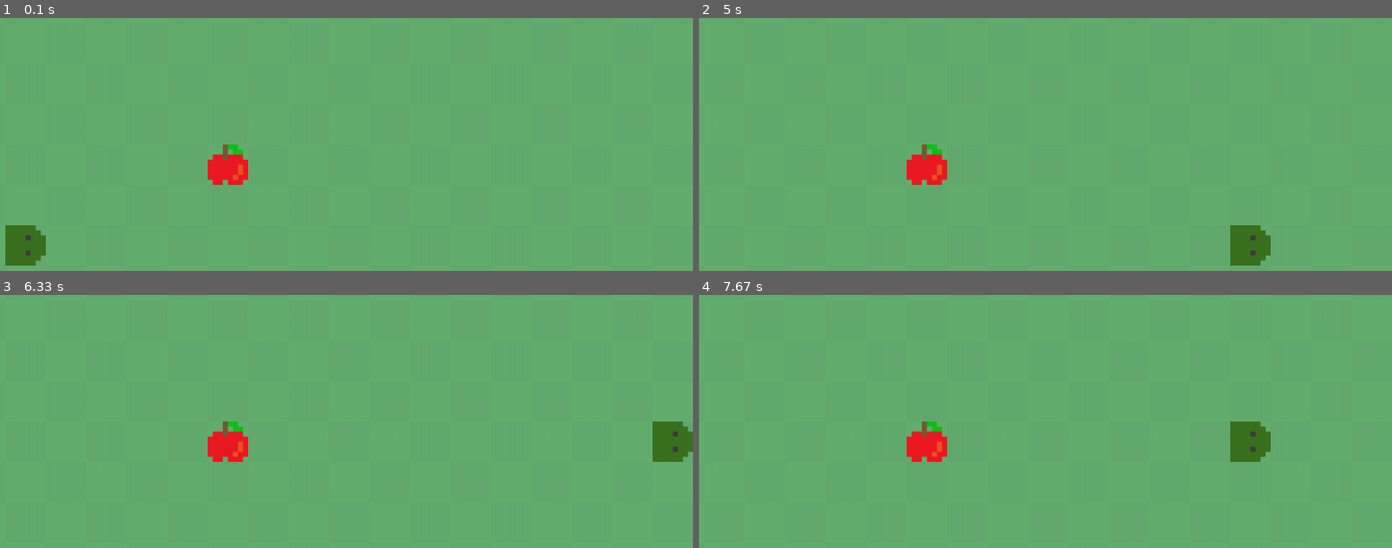
Above: before the commit, frames 1-4 (two rows, left to right).
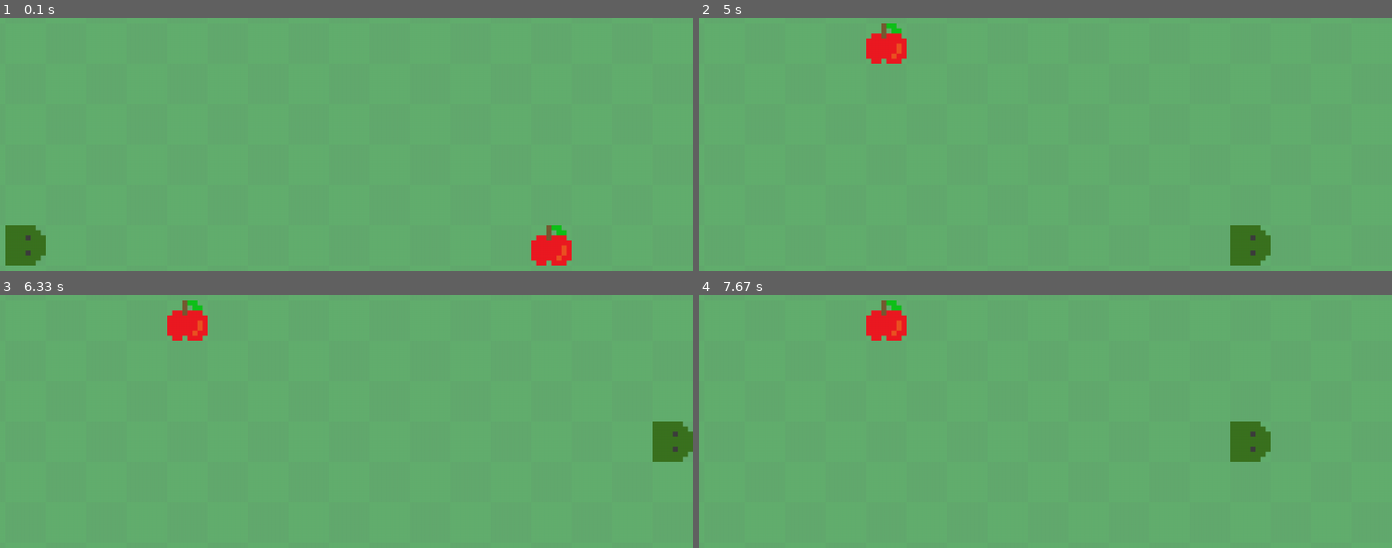
Above: after the commit, the same moments.

Repository: gwaem/pygame_snake
Game: pygame game, started from game.py
Two runs of this game, one before a commit and one after it. Both use one fixed random seed, a clock stepped at 60 frames per second and the inputs below.
Inputs:
- Up to frame 1 (0.1 s): no input
- Up to frame 2 (5 s): hold Right 0.33-0.8 s; hold Up 0.83-1.13 s; hold Right 1.17-1.63 s; hold Down 2.23-2.53 s; hold Left 2.57-2.97 s; hold Up 3-3.37 s; hold Right 3.4-4.03 s; hold Down 4.07-4.43 s; tap D at 4.47 s; hold Left from 4.8 s (still down)
- Up to frame 3 (6.33 s): release Left at 5.27 s; hold Right 5.3-5.77 s; hold Up 5.8-6.1 s; hold Right from 6.13 s (still down)
- Up to frame 4 (7.67 s): release Right at 6.6 s; tap W at 6.63 s; hold Left 6.97-7.5 s; hold Down from 7.53 s (still down)

The runs differ from the first frame. In frame 1, 1.5% of the frame differs, in the area x 29-83%, y 50-98%; in frame 2, 1.5%; in frame 3, 1.5%; in frame 4, 1.5%.

Commit message:
feat: add apple collision detection, notification, and sound loading

Diff:
--- a/game.py
+++ b/game.py
@@ -3,7 +3,7 @@
 import pygame
 
 from scripts.utils import *
-from scripts.entities import PlayerEntity, Entity
+from scripts.entities import PlayerEntity, AppleEntity
 from scripts.tilemap import Tilemap
 
 
@@ -35,22 +35,16 @@
             "tiles": load_images("tiles", self.TILE_SIZE),
         }
 
-        self.player = PlayerEntity(
-            self, "player", (3, 7), (self.TILE_SIZE, self.TILE_SIZE)
-        )
-        self.apple = Entity(
-            self,
-            "apple",
-            (random.randint(0, self.TILES_X - 1), random.randint(0, self.TILES_Y - 1)),
-            (self.TILE_SIZE, self.TILE_SIZE),
-        )
+        self.player = PlayerEntity(self, (3, 7))
+        self.apple = AppleEntity(self, (16, 7))
+
+        self.pickUpSound = load_sound("pickup.wav")
 
         self.tilemap = Tilemap(self, self.TILE_SIZE)
 
     def run(self):
         while True:
             self.current_time = pygame.time.get_ticks()
-            self.display.fill((14, 219, 248))
 
             for event in pygame.event.get():
                 if event.type == pygame.QUIT:
@@ -73,6 +67,10 @@
 
             self.tilemap.render(self.display)
 
+            if self.apple.pos == self.player.pos:
+                self.apple.update()
+                self.pickUpSound.play()
+
             self.apple.render(self.display)
 
             if self.current_time - self.last_move_time >= 200:
--- a/scripts/entities.py
+++ b/scripts/entities.py
@@ -1,21 +1,22 @@
+import random
+
 from scripts.utils import *
 
 
 class Entity:
-    def __init__(self, game, entity_type, pos, size):
+    def __init__(self, game, entity_type, pos):
         self.game = game
         self.entity_type = entity_type
         self.pos = list(pos)
-        self.size = size
 
     def render(self, surface):
         pixel_pos = tile_to_pixel(self.pos, self.game.TILE_SIZE)
-        surface.blit(self.game.assets["apple"], pixel_pos)
+        surface.blit(self.game.assets[self.entity_type], pixel_pos)
 
 
 class PlayerEntity(Entity):
-    def __init__(self, game, entity_type, pos, size):
-        super().__init__(game, entity_type, pos, size)
+    def __init__(self, game, pos):
+        super().__init__(game, "player", pos)
 
     def update(self, movement=(0, 0)):
         """Update the player position."""
@@ -31,4 +32,13 @@
 
     def render(self, surface):
         pixel_pos = tile_to_pixel(self.pos, self.game.TILE_SIZE)
-        surface.blit(self.game.assets["player"]["player_head.png"], pixel_pos)
+        surface.blit(self.game.assets[self.entity_type]["player_head.png"], pixel_pos)
+
+
+class AppleEntity(Entity):
+    def __init__(self, game, pos):
+        super().__init__(game, "apple", pos)
+
+    def update(self):
+        self.pos[0] = random.randint(0, self.game.TILES_X - 1)
+        self.pos[1] = random.randint(0, self.game.TILES_Y - 1)
--- a/scripts/utils.py
+++ b/scripts/utils.py
@@ -4,9 +4,11 @@
 import pygame
 
 BASE_IMAGE_PATH = Path("data/images/")
+BASE_SOUND_PATH = Path("data/sounds/")
 
 
 def load_image(path, tile_size):
+    """Load a single image file from the data folder."""
     img = pygame.image.load(BASE_IMAGE_PATH / path).convert()
     img.set_colorkey((255, 255, 255))
     img = pygame.transform.scale(img, (tile_size, tile_size))
@@ -14,13 +16,21 @@
 
 
 def load_images(path, tile_size):
+    """Load multiple image files from the data folder as a sorted dictionary."""
     images = {}
     for img_name in sorted(os.listdir(BASE_IMAGE_PATH / path)):
         images[img_name] = load_image(path + "/" + img_name, tile_size)
     return images
 
 
+def load_sound(path):
+    """Load a single sound file from the data folder."""
+    sound = pygame.mixer.Sound(BASE_SOUND_PATH / path)
+    return sound
+
+
 def tile_to_pixel(pos, tile_size):
+    """Take a tile position and transform it into a pixel position."""
     pos = list(pos)
     new_pos = (pos[0] * tile_size), (pos[1] * tile_size)
 
@@ -28,5 +38,6 @@
 
 
 def terminate():
+    """Terminate the program."""
     pygame.quit()
     sys.exit()
Not shown, added: data/sounds/pickup.wav
